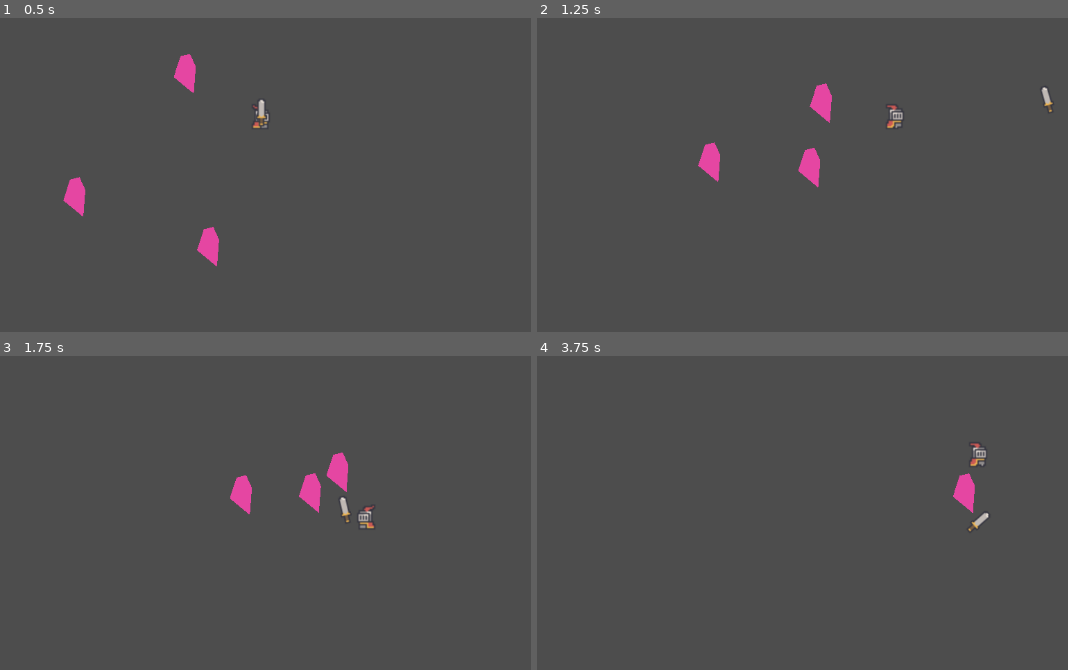
Above: before the commit, frames 1-4 (two rows, left to right).
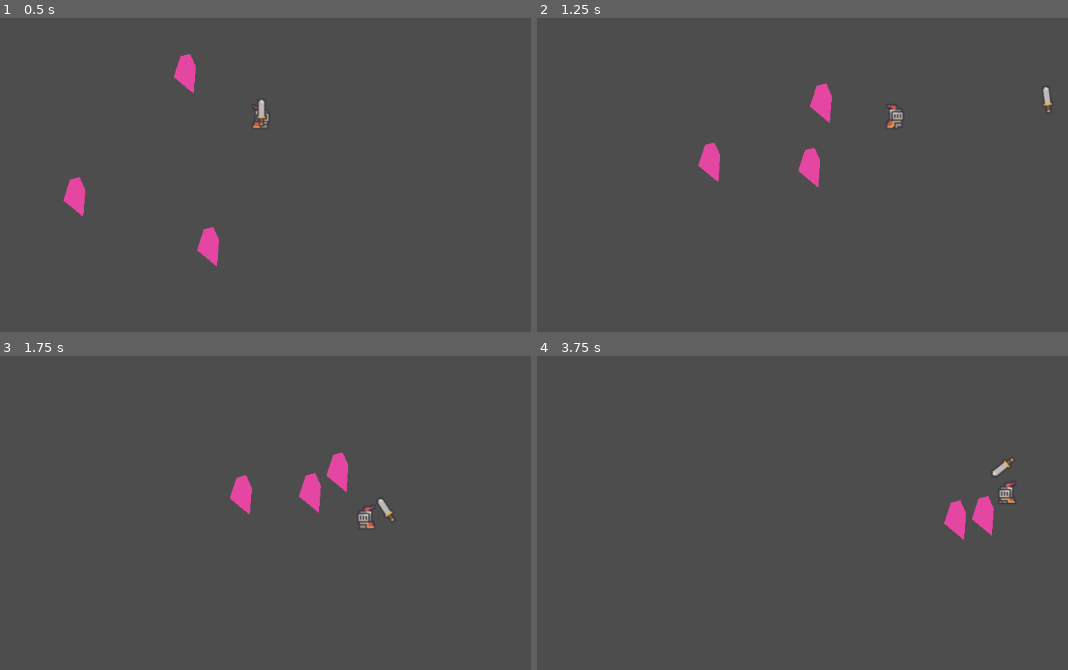
Above: after the commit, the same moments.

Repository: Shadowyish/fantasytss
Game: Godot game, scene res://Assets/Scenes/OvalForest.tscn
Two runs of this game, one before a commit and one after it. Both use one fixed random seed, a clock stepped at 60 frames per second and the inputs below.
Inputs (mouse positions are in pixels of both pictures, inside the frame that each line leads up to):
- Up to frame 1 (0.5 s): no input
- Up to frame 2 (1.25 s): move the mouse to (972, 90) at 0.52 s; hold D (right) from 0.53 s (still down); click (972, 90) at 0.6 s
- Up to frame 3 (1.75 s): move the mouse to (100, 472) at 1.27 s; release D (right) at 1.28 s; hold S (down) from 1.28 s (still down); click (100, 472) at 1.35 s
- Up to frame 4 (3.75 s): move the mouse to (outside the picture) at 2.02 s; release S (down) at 2.03 s; hold D (right) 2.03-2.78 s; click (outside the picture) at 2.1 s; move the mouse to (760, 541) at 2.77 s; hold W (up) 2.78-3.53 s; click (760, 541) at 2.85 s; move the mouse to (1036, 519) at 3.52 s; hold A (left) from 3.53 s (still down); click (1036, 519) at 3.6 s

Frame 1 is identical in both runs. In frame 2, less than 0.1% of the frame differs, in the area x 94-98%, y 21-31%; in frame 3, 0.2%; in frame 4, 1.4%, in the area x 76-91%, y 27-59%.

Commit message:
forgot what this was?

Diff:
--- a/tss_godot/Assets/Scripts/PlayerController.gd
+++ b/tss_godot/Assets/Scripts/PlayerController.gd
@@ -61,8 +61,9 @@
 			Input.get_axis("right_stick_up", "right_stick_down")
 		).normalized()
 
-	cur_weapon.position = aim_direction * cur_weapon.pixels_from_player
-	cur_weapon.rotation = aim_direction.angle()
+	if not is_attacking:
+		cur_weapon.position = aim_direction * cur_weapon.pixels_from_player
+		cur_weapon.rotation = aim_direction.angle()
 
 	play_cur_animation()
 
